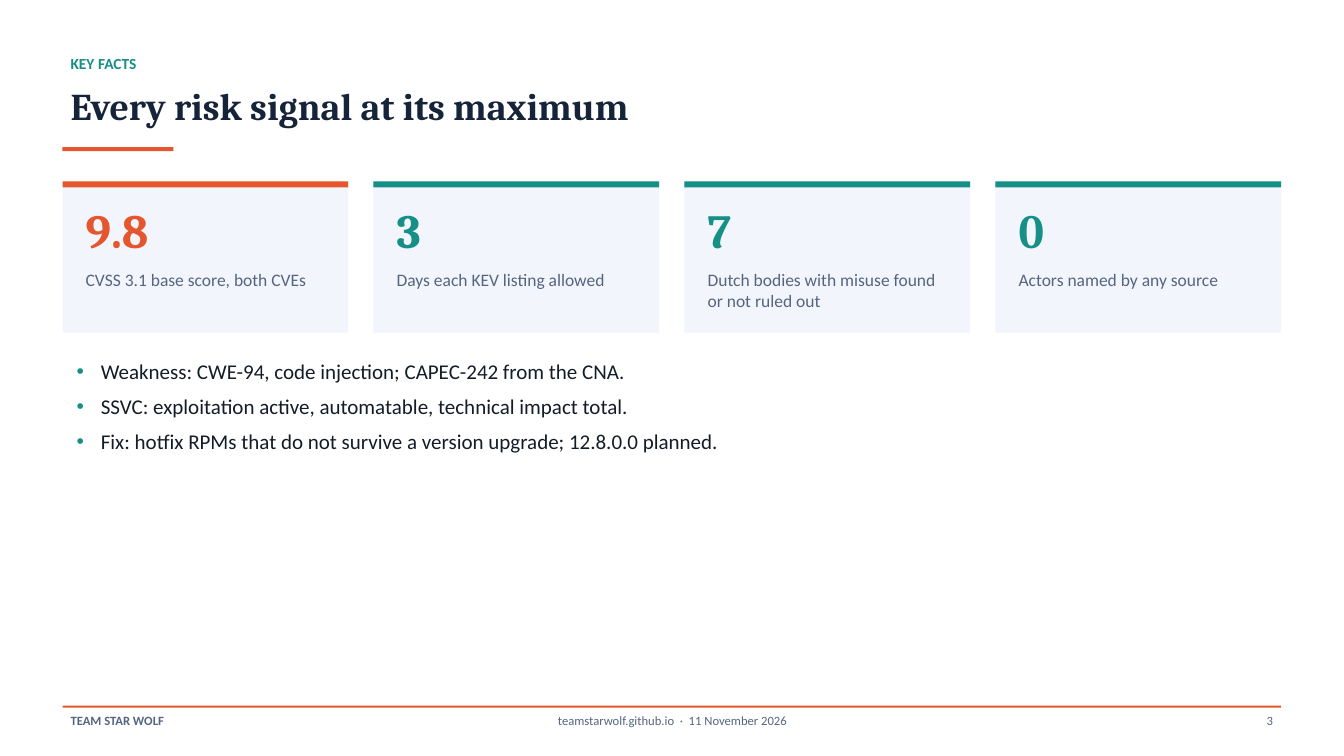
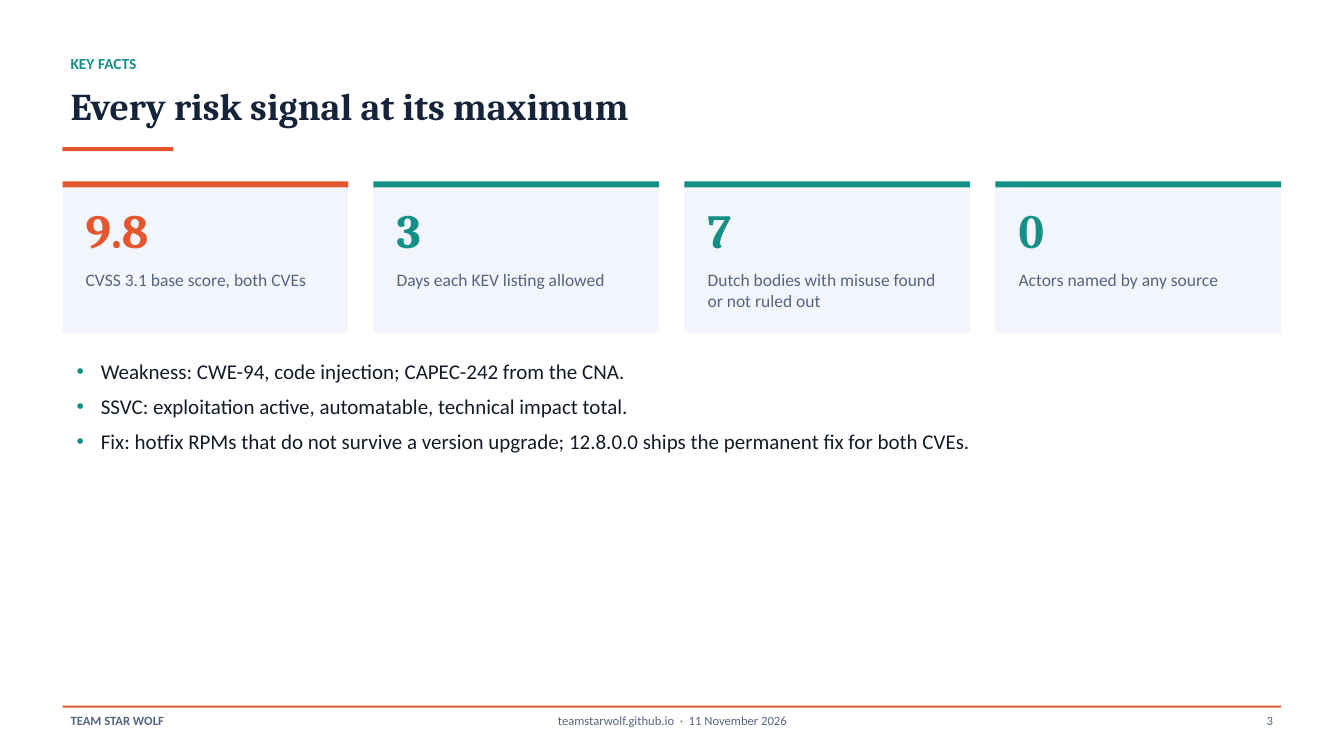
Before and after one commit to TeamStarWolf/TeamStarWolf, a slide deck: slide 3 of case-studies/slides/Ivanti_EPMM_CVE_2026_1281_Case_Study.pptx. Drawn at 1344x756 pixels with LibreOffice and Linux fonts; fonts in the diff are those of the drawing. Boxes give left, top, right and bottom in pixels: in the first picture for what was removed or moved away, otherwise in the second. Text is boxed around its words. In the diff, an @@ line names an element or a change of style, - is before the commit and + after.

```diff
--- a/case-studies/slides/Ivanti_EPMM_CVE_2026_1281_Case_Study.pptx
+++ b/case-studies/slides/Ivanti_EPMM_CVE_2026_1281_Case_Study.pptx
@@ text at [101,434,969,453]: text changed @@
-• Fix: hotfix RPMs that do not survive a version upgrade; 12.8.0.0 planned.
+• Fix: hotfix RPMs that do not survive a version upgrade; 12.8.0.0 ships the permanent fix for both CVEs.
```
Also in this commit, not shown: 7 other files.
